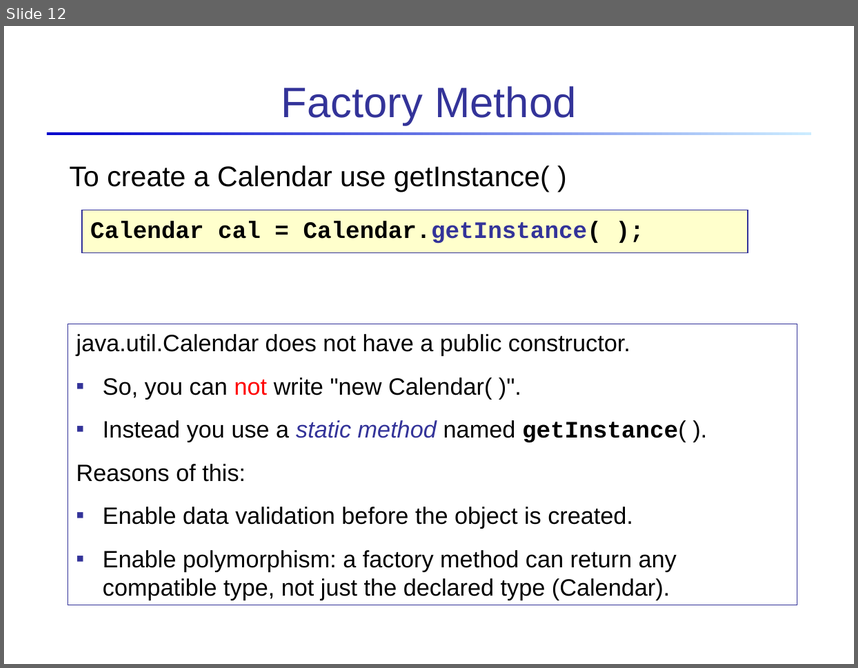
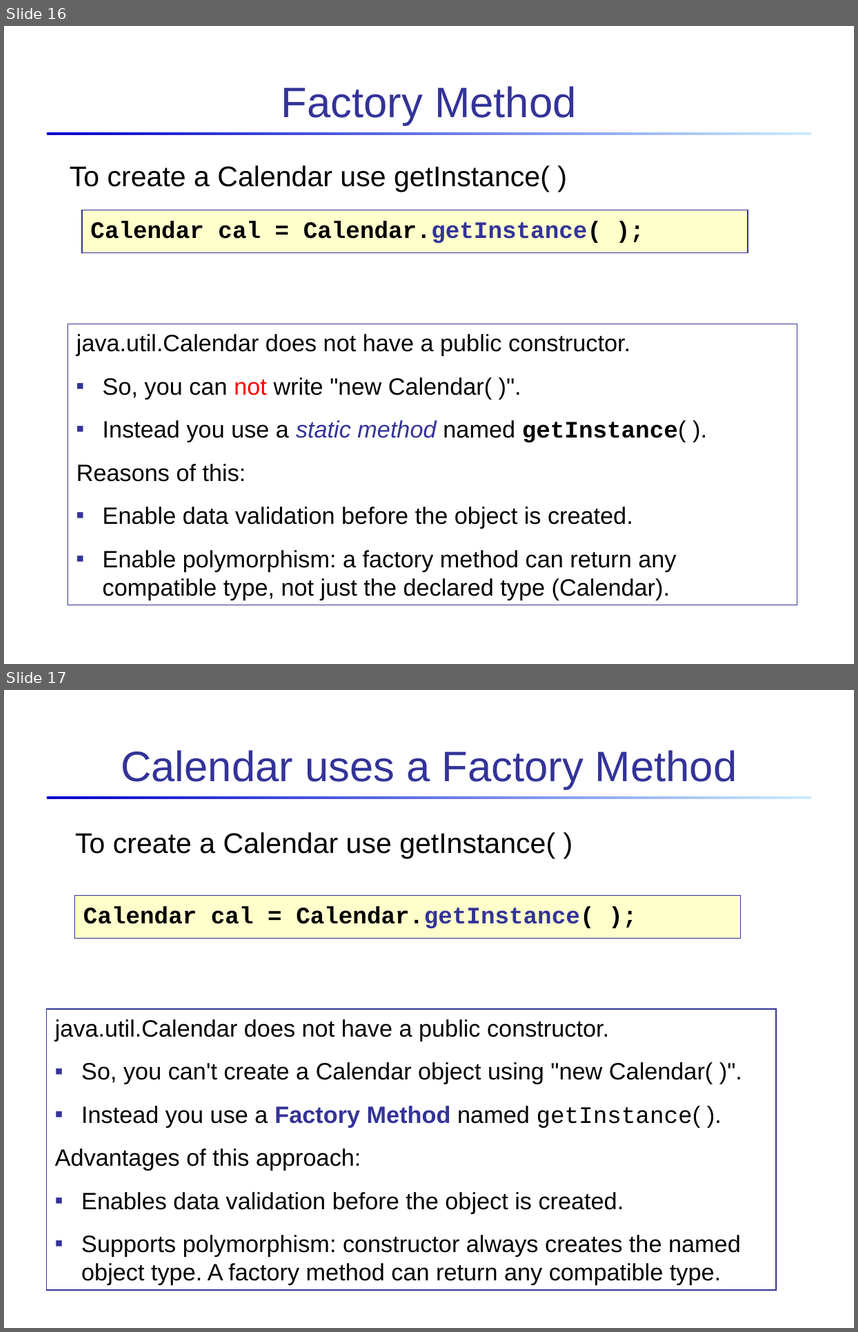
Before and after one commit to skeoop/skeoop.github.io, a slide deck: week1/2-Introduction-to-Objects.ppt. Shown one above the other, each under a label of ours: slide 12 before the commit, slides 16 and 17 after it. The pictures are 858x668 and 858x1332 pixels, drawn with LibreOffice and Linux fonts; fonts in the diff are those of the drawing. Boxes give left, top, right and bottom in pixels: in the first picture for what was removed or moved away, otherwise in the second. Text is boxed around its words. In the diff, an @@ line names an element or a change of style, - is before the commit and + after.

```diff
--- a/week1/2-Introduction-to-Objects.ppt
+++ b/week1/2-Introduction-to-Objects.ppt
@@ slide 17 added at bbox=[4, 690, 854, 1328], background #FFFFFF; not listed: 1 template element that a slide beside it also shows @@
@@ title added at bbox=[121, 750, 737, 789], 36 pt, text #333399 @@
+Calendar uses a Factory Method
@@ text added at bbox=[75, 832, 555, 858], 24 pt, text #000000 @@
+To create a Calendar use getInstance( )
@@ rectangle added at bbox=[74, 896, 740, 938], fill #FFFFCC, outline #333399 0.74 pt, 20 pt, text #000000, bold @@
+Calendar cal = Calendar.getInstance( );
@@ rectangle added at bbox=[47, 1009, 776, 1290], outline #333399 0.74 pt, 20 pt, text #000000 @@
+java.util.Calendar does not have a public constructor.
+▪ So, you can't create a Calendar object using "new Calendar( )".
+▪ Instead you use a Factory Method named getInstance( ).
+Advantages of this approach:
+▪ Enables data validation before the object is created.
+▪ Supports polymorphism: constructor always creates the named object type. A factory method can return any compatible type.
@@ what was slide 12 is now slide 16 @@
```
Also in this commit, not shown: 15 other slides changed, 7 other slides added, 11 slides removed, 2 other files.
